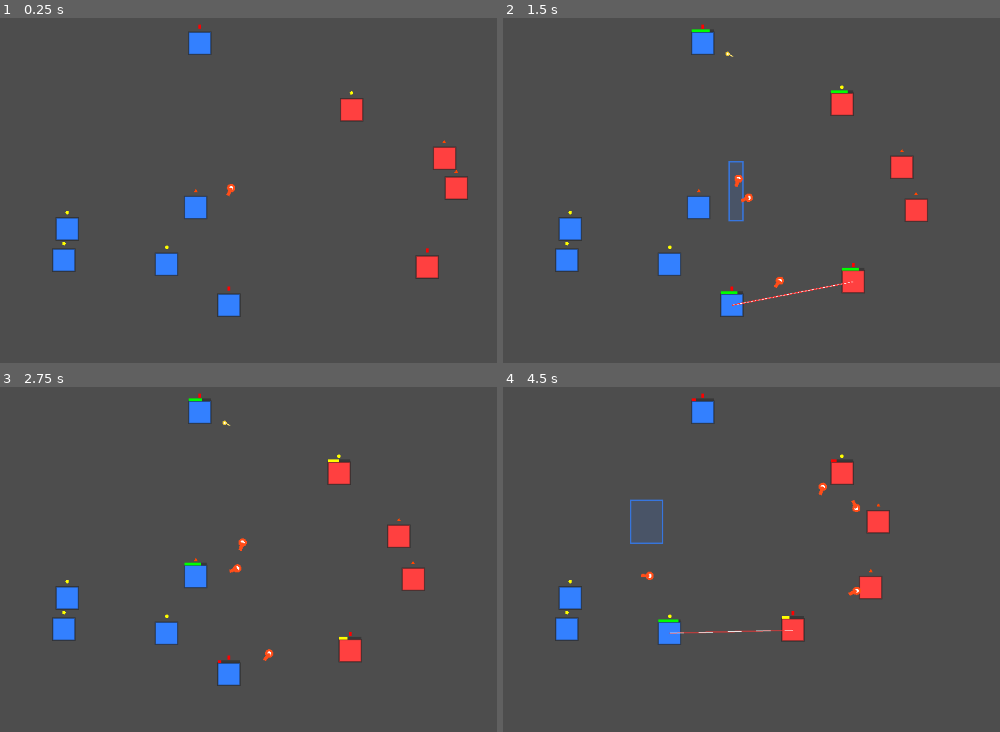
Above: before the commit, frames 1-4 (two rows, left to right).
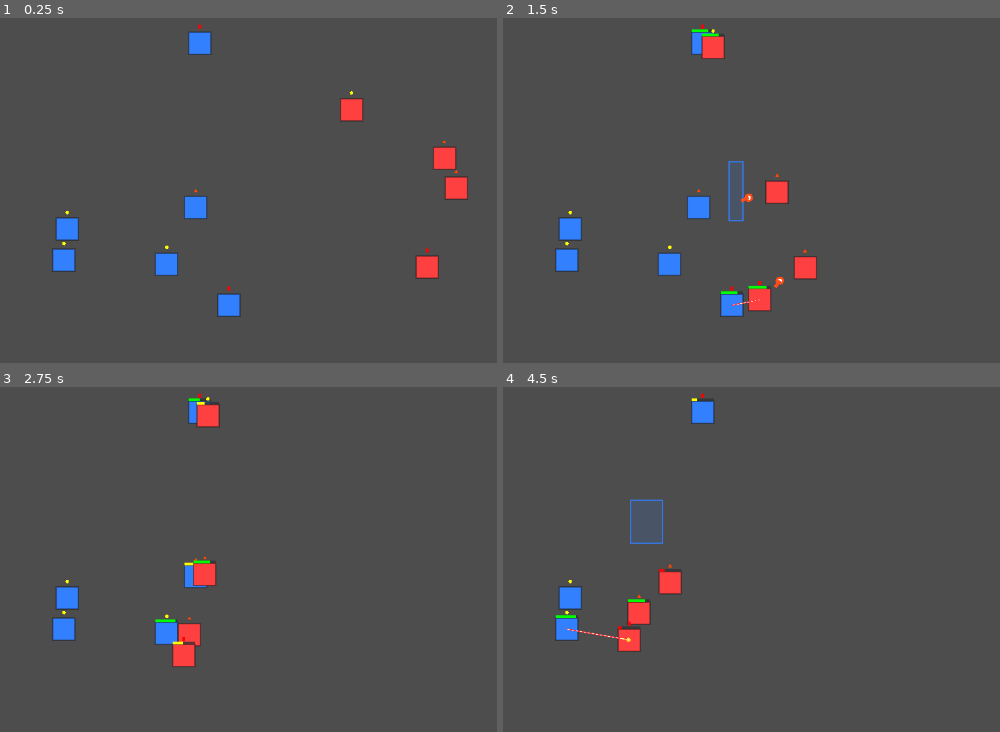
Above: after the commit, the same moments.

Repository: ZhanXuzhao/SpaceRTS
Game: Godot game, scene res://scenes/main.tscn
The game is run twice, just before and just after one commit, with the same random seed, the same clock (stepped at 60 frames per second) and the same inputs.
Inputs (mouse positions are in pixels of both pictures, inside the frame that each line leads up to):
- Up to frame 1 (0.25 s): no input
- Up to frame 2 (1.5 s): tap Enter at 0.5 s; move the mouse to (outside the picture) at 0.52 s; hold Shift 0.53-1.25 s; click (outside the picture) at 0.67 s; drag from (741, 221) to (701, 42) at 1.27 s
- Up to frame 3 (2.75 s): move the mouse to (477, 469) at 2.02 s; hold Shift from 2.03 s (still down); click (477, 469) at 2.17 s
- Up to frame 4 (4.5 s): release Shift at 2.75 s; drag from (860, 656) to (671, 631) at 2.77 s; move the mouse to (outside the picture) at 3.52 s; hold A 3.53-4.25 s; hold Shift 3.53-4.25 s; click (outside the picture) at 3.67 s; tap Escape at 4.15 s; drag from (662, 500) to (567, 628) at 4.27 s

The runs differ from the first frame. In frame 1, less than 0.1% of the frame differs, in the area x 45-48%, y 48-52%; in frame 2, 2.8%; in frame 3, 3.1%, in the area x 31-86%, y 2-87%; in frame 4, 3.0%.

Commit message:
Add WC3-style controls: counter-attack, right-click enemy attack, A+click attack-move

Diff:
--- a/scripts/main.gd
+++ b/scripts/main.gd
@@ -18,49 +18,117 @@
 # ----- 选中单位集合 -----
 var _selected_units: Array[Unit] = []
 
+# ----- A 键攻击模式 -----
+var _attack_cursor_mode: bool = false
+
 
 func _ready() -> void:
 	_spawn_units()
 
 
 func _input(event: InputEvent) -> void:
-	# ---- 左键按下：开始框选 ----
+	# ---- 键盘：A 键切换攻击光标模式 ----
+	if event is InputEventKey and event.pressed:
+		if event.keycode == KEY_A and not event.echo:
+			_attack_cursor_mode = not _attack_cursor_mode
+			queue_redraw()
+		elif event.keycode == KEY_ESCAPE:
+			_attack_cursor_mode = false
+			queue_redraw()
+
+	# ---- 左键按下 ----
 	if event is InputEventMouseButton and event.button_index == MOUSE_BUTTON_LEFT:
 		if event.pressed:
-			_is_dragging = true
-			_drag_start = event.position
-			_drag_end = event.position
-			# 如果没按 Shift，清空之前的选中
-			if not Input.is_key_pressed(KEY_SHIFT):
-				_clear_selection()
+			if _attack_cursor_mode:
+				# A 模式：左键 = 攻击/攻击移动
+				_handle_attack_click(event.position)
+				_attack_cursor_mode = false
+				queue_redraw()
+			else:
+				# 正常模式：开始框选
+				_is_dragging = true
+				_drag_start = event.position
+				_drag_end = event.position
+				if not Input.is_key_pressed(KEY_SHIFT):
+					_clear_selection()
 		else:
-			# 左键松开：结束框选
-			_is_dragging = false
-			_apply_selection()
-			queue_redraw()
+			# 左键松开：结束框选（仅当确实在拖拽时）
+			if _is_dragging:
+				_is_dragging = false
+				_apply_selection()
+				queue_redraw()
 
 	# ---- 鼠标移动（拖拽中更新选框） ----
 	if event is InputEventMouseMotion and _is_dragging:
 		_drag_end = event.position
 		queue_redraw()
 
-	# ---- 右键：移动选中单位 ----
+	# ---- 右键：移动选中单位 / 攻击敌人 ----
 	if event is InputEventMouseButton and event.button_index == MOUSE_BUTTON_RIGHT:
 		if event.pressed and _selected_units.size() > 0:
-			var world_pos = get_global_mouse_position()
-			for unit in _selected_units:
-				unit.move_to(world_pos)
+			# 取消攻击光标模式
+			_attack_cursor_mode = false
+			_handle_right_click(event.position)
+
+
+func _handle_attack_click(screen_pos: Vector2) -> void:
+	"""A 键模式下的左键处理"""
+	var enemy = _find_enemy_at_position(screen_pos)
+	if enemy != null:
+		# 点击了敌方单位 → 攻击
+		for unit in _selected_units:
+			unit.attack_target(enemy)
+	else:
+		# 点击了地面 → 攻击移动
+		var world_pos = get_global_mouse_position()
+		for unit in _selected_units:
+			unit.attack_move_to(world_pos)
+
+
+func _handle_right_click(screen_pos: Vector2) -> void:
+	"""右键处理：点敌 = 攻击，点地 = 移动"""
+	var enemy = _find_enemy_at_position(screen_pos)
+	if enemy != null:
+		# 右键敌方单位 → 攻击
+		for unit in _selected_units:
+			unit.attack_target(enemy)
+	else:
+		# 右键地面 → 移动
+		var world_pos = get_global_mouse_position()
+		for unit in _selected_units:
+			unit.move_to(world_pos)
+
+
+func _find_enemy_at_position(screen_pos: Vector2) -> Unit:
+	"""在屏幕位置查找敌方单位（红队）"""
+	for unit in _units:
+		if unit.team != Unit.Team.RED:
+			continue
+		if unit.health <= 0:
+			continue
+		var unit_rect = _get_unit_screen_rect(unit)
+		if unit_rect and unit_rect.has_point(screen_pos):
+			return unit
+	return null
 
 
 func _draw() -> void:
-	if not _is_dragging:
-		return
-
-	var rect = _get_drag_rect()
-	if rect.has_area():
-		# 绘制半透明蓝色选框
-		draw_rect(rect, Color(0.2, 0.5, 1.0, 0.15), true)
-		draw_rect(rect, Color(0.2, 0.5, 1.0, 0.8), false, 1.5)
+	# 框选矩形
+	if _is_dragging:
+		var rect = _get_drag_rect()
+		if rect.has_area():
+			draw_rect(rect, Color(0.2, 0.5, 1.0, 0.15), true)
+			draw_rect(rect, Color(0.2, 0.5, 1.0, 0.8), false, 1.5)
+
+	# 攻击光标模式提示
+	if _attack_cursor_mode:
+		var mouse_pos = get_local_mouse_position()
+		# 红色十字
+		const CROSS_SIZE: float = 12.0
+		var cross_color = Color(1.0, 0.2, 0.2, 0.9)
+		draw_line(mouse_pos + Vector2(-CROSS_SIZE, 0), mouse_pos + Vector2(CROSS_SIZE, 0), cross_color, 2.0)
+		draw_line(mouse_pos + Vector2(0, -CROSS_SIZE), mouse_pos + Vector2(0, CROSS_SIZE), cross_color, 2.0)
+		draw_circle(mouse_pos, CROSS_SIZE * 0.6, cross_color, false, 1.5)
 
 
 func _get_drag_rect() -> Rect2:
@@ -83,7 +151,6 @@
 	if drag_rect.size.length() < 10.0:
 		var click_pos = _drag_start
 		for unit in _units:
-			# 只能选中蓝队单位
 			if unit.team != Unit.Team.BLUE:
 				continue
 			var unit_rect = _get_unit_screen_rect(unit)
@@ -92,7 +159,6 @@
 				if unit not in _selected_units:
 					_selected_units.append(unit)
 				return
-		# 点空了
 		_clear_selection()
 		return
 
@@ -131,12 +197,10 @@
 		push_error("请将 unit.tscn 拖入 Main 节点的 Unit Scene 属性！")
 		return
 
-	# 生成蓝队（玩家）——左侧
 	for i in range(blue_count):
 		var unit = _create_unit(Unit.Team.BLUE)
 		unit.position = Vector2(randf_range(80, 350), randf_range(80, 520))
 
-	# 生成红队（AI）——右侧
 	for i in range(red_count):
 		var unit = _create_unit(Unit.Team.RED)
 		unit.position = Vector2(randf_range(450, 720), randf_range(80, 520))
@@ -146,12 +210,10 @@
 	var unit: Unit = unit_scene.instantiate()
 	unit.team = team
 	if team == Unit.Team.BLUE:
-		unit.unit_color = Color(0.2, 0.5, 1.0)  # 蓝色
+		unit.unit_color = Color(0.2, 0.5, 1.0)
 	else:
-		unit.unit_color = Color(1.0, 0.25, 0.25)  # 红色
-	# 随机分配武器
+		unit.unit_color = Color(1.0, 0.25, 0.25)
 	unit.weapon = _random_weapon()
-	# 共享所有单位的引用，用于碰撞回避和寻敌
 	unit._all_units = _units
 	add_child(unit)
 	_units.append(unit)
--- a/scripts/projectile.gd
+++ b/scripts/projectile.gd
@@ -11,6 +11,8 @@
 var _target_unit: Unit = null
 ## 弹体所属阵营
 var team: Unit.Team
+## 发射者（用于反击）
+var source: Unit = null
 ## 是否追踪
 var is_homing: bool = false
 ## 弹体颜色
@@ -39,6 +41,7 @@
 	_direction = config.get("direction", Vector2.RIGHT)
 	_target_unit = config.get("target", null)
 	team = config.get("team", Unit.Team.BLUE)
+	source = config.get("source", null)
 	is_homing = config.get("is_homing", false)
 	projectile_color = config.get("color", Color.YELLOW)
 	projectile_size = config.get("size", 4.0)
@@ -83,8 +86,8 @@
 	if other_unit.health <= 0:
 		return
 
-	# 造成伤害
-	other_unit.take_damage(damage)
+	# 造成伤害（传递来源以支持反击）
+	other_unit.take_damage(damage, source)
 	queue_free()
 
 
--- a/scripts/unit.gd
+++ b/scripts/unit.gd
@@ -22,6 +22,16 @@
 var _is_moving: bool = false
 var _attack_timer: float = 0.0
 var _current_target: Unit = null
+
+# ----- 攻击指令相关 -----
+## 玩家明确指定的攻击目标（右键/A+左键点敌）
+var _explicit_attack_target: Unit = null
+## 攻击移动（A+左键地面）的目标位置
+var _attack_move_destination: Vector2
+var _is_attack_move: bool = false
+## 反击前保存的移动目标（用于反击结束后继续移动）
+var _saved_move_target: Vector2
+var _has_saved_move: bool = false
 
 # 激光视觉效果
 var _laser_target_pos: Vector2
@@ -47,27 +57,65 @@
 	_attack_timer = max(0.0, _attack_timer - delta)
 	_laser_flash_timer = max(0.0, _laser_flash_timer - delta)
 
-	# 校验当前攻击目标是否还活着
-	if not is_instance_valid(_current_target) or _current_target.health <= 0:
-		_current_target = _find_nearest_enemy()
-
-	# 战斗逻辑
-	if is_instance_valid(_current_target) and weapon != null:
+	# 清理无效的明确攻击目标
+	if is_instance_valid(_explicit_attack_target) and _explicit_attack_target.health <= 0:
+		_explicit_attack_target = null
+
+	# 清理无效的当前目标
+	if is_instance_valid(_current_target) and _current_target.health <= 0:
+		_current_target = null
+
+	# ---- 目标获取 ----
+	if _current_target == null:
+		# 优先：玩家明确指定的攻击目标
+		if _explicit_attack_target != null:
+			_current_target = _explicit_attack_target
+		else:
+			# 红队永远自动寻敌
+			if team == Team.RED:
+				_current_target = _find_nearest_enemy()
+			# 蓝队在攻击移动模式下自动寻敌
+			elif _is_attack_move:
+				_current_target = _find_nearest_enemy()
+
+	# ---- 战斗 / 追击 ----
+	if _current_target != null and weapon != null:
 		var dist = global_position.distance_to(_current_target.global_position)
 		if dist <= weapon.range:
-			# 在攻击范围内：攻击
+			# 在攻击范围内：开火
 			if _attack_timer <= 0.0:
 				_attack(_current_target)
 				_attack_timer = weapon.cooldown
 			_is_moving = false
-		elif team == Team.RED:
-			# 红队 AI：追击最近的敌人
+		else:
+			# 追击目标
 			_target_position = _current_target.global_position
 			_is_moving = true
-
-	# 移动
+	elif _current_target == null:
+		# 没有目标：如果之前存了移动目标则恢复移动
+		if _has_saved_move:
+			_target_position = _saved_move_target
+			_is_moving = true
+			_has_saved_move = false
+
+	# 红队有目标时始终保持追击
+	if team == Team.RED and _current_target != null:
+		_target_position = _current_target.global_position
+		_is_moving = true
+
+	# ---- 移动 ----
 	if _is_moving:
 		_move_toward_target(delta)
+
+		# 攻击移动模式下，到达目的地且无目标时停下
+		if _is_attack_move and _current_target == null:
+			if global_position.distance_to(_attack_move_destination) < 4.0:
+				_is_attack_move = false
+				_is_moving = false
+		# 普通移动到达目的地
+		elif not _is_attack_move and _current_target == null:
+			if global_position.distance_to(_target_position) < 4.0:
+				_is_moving = false
 
 	queue_redraw()
 
@@ -120,8 +168,8 @@
 
 	match weapon.weapon_type:
 		Weapon.WeaponType.LASER:
-			# 激光：瞬间命中
-			target.take_damage(weapon.damage)
+			# 激光：瞬间命中，传递 self 以支持反击
+			target.take_damage(weapon.damage, self)
 			_laser_target_pos = target.global_position
 			_laser_flash_timer = 0.08
 
@@ -138,6 +186,7 @@
 		"direction": (target.global_position - global_position).normalized(),
 		"target": target,
 		"team": team,
+		"source": self,
 		"is_homing": weapon.is_homing,
 		"color": weapon.projectile_color,
 		"size": weapon.projectile_size,
@@ -145,8 +194,22 @@
 	get_tree().root.add_child(proj)
 
 
-func take_damage(amount: float) -> void:
+## 受到伤害（attacker 用于触发反击）
+func take_damage(amount: float, attacker: Unit = null) -> void:
 	health -= amount
+
+	# 蓝队受击反击逻辑
+	if attacker != null and team == Team.BLUE:
+		if is_instance_valid(attacker) and attacker.health > 0 and attacker.team != team:
+			# 如果当前没有攻击目标（纯移动或空闲），保存移动状态并反击
+			if _current_target == null:
+				if _is_moving and not _is_attack_move:
+					_saved_move_target = _target_position
+					_has_saved_move = true
+				_current_target = attacker
+				_explicit_attack_target = null
+				_is_attack_move = false
+
 	if health <= 0:
 		_die()
 
@@ -156,11 +219,36 @@
 	queue_free()
 
 
-## 玩家命令：移动到指定位置
+## 普通移动到指定位置（清除所有攻击状态）
 func move_to(target: Vector2) -> void:
 	_target_position = target
 	_is_moving = true
 	_current_target = null
+	_explicit_attack_target = null
+	_is_attack_move = false
+	_has_saved_move = false
+
+
+## 攻击指定敌方单位
+func attack_target(target: Unit) -> void:
+	_current_target = target
+	_explicit_attack_target = target
+	_is_moving = true
+	_is_attack_move = false
+	_has_saved_move = false
+	_target_position = target.global_position
+
+
+## 攻击移动：移动到目标位置，途中自动攻击遇到的敌人
+func attack_move_to(destination: Vector2) -> void:
+	_target_position = destination
+	_attack_move_destination = destination
+	_is_attack_move = true
+	_is_moving = true
+	_explicit_attack_target = null
+	_has_saved_move = false
+	# 立即扫描附近敌人
+	_current_target = _find_nearest_enemy()
 
 
 func stop() -> void:
